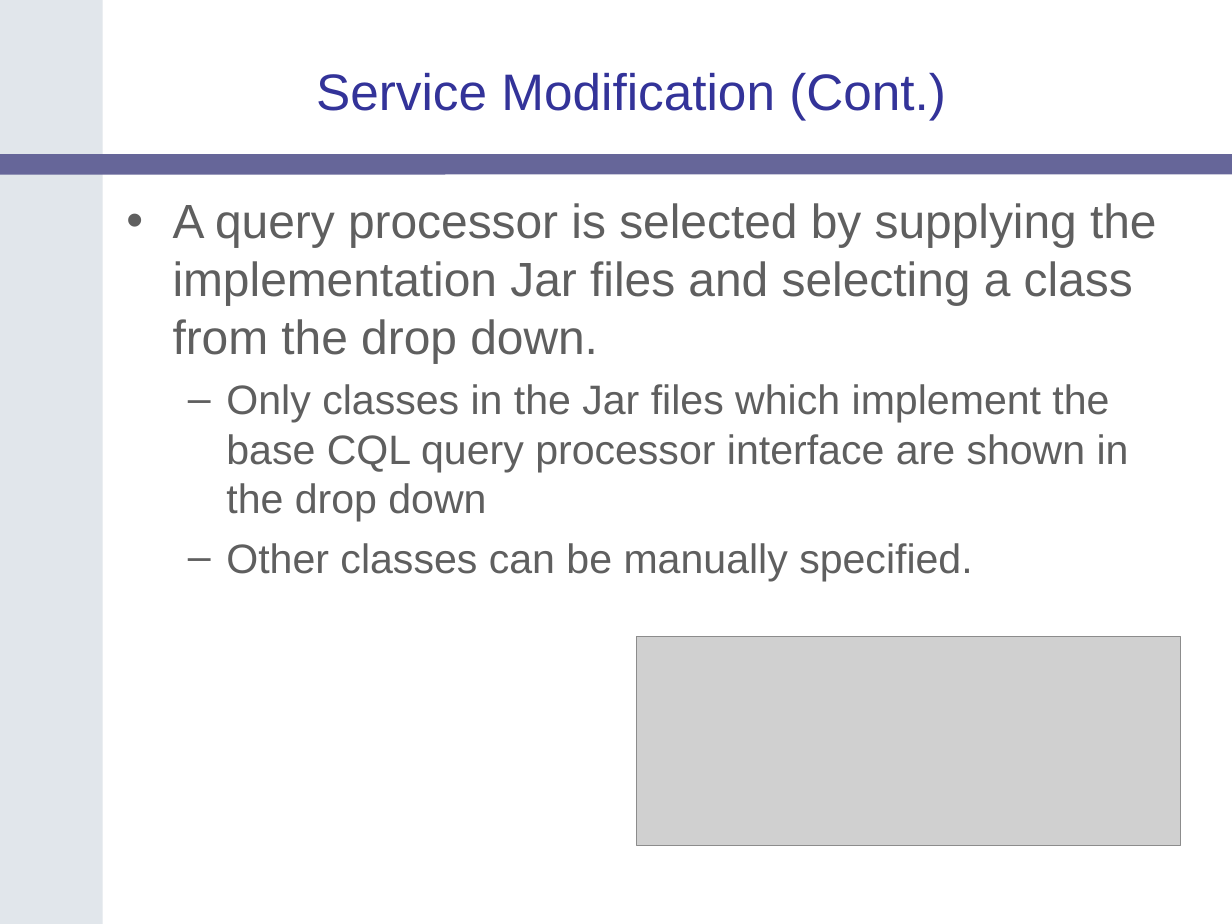
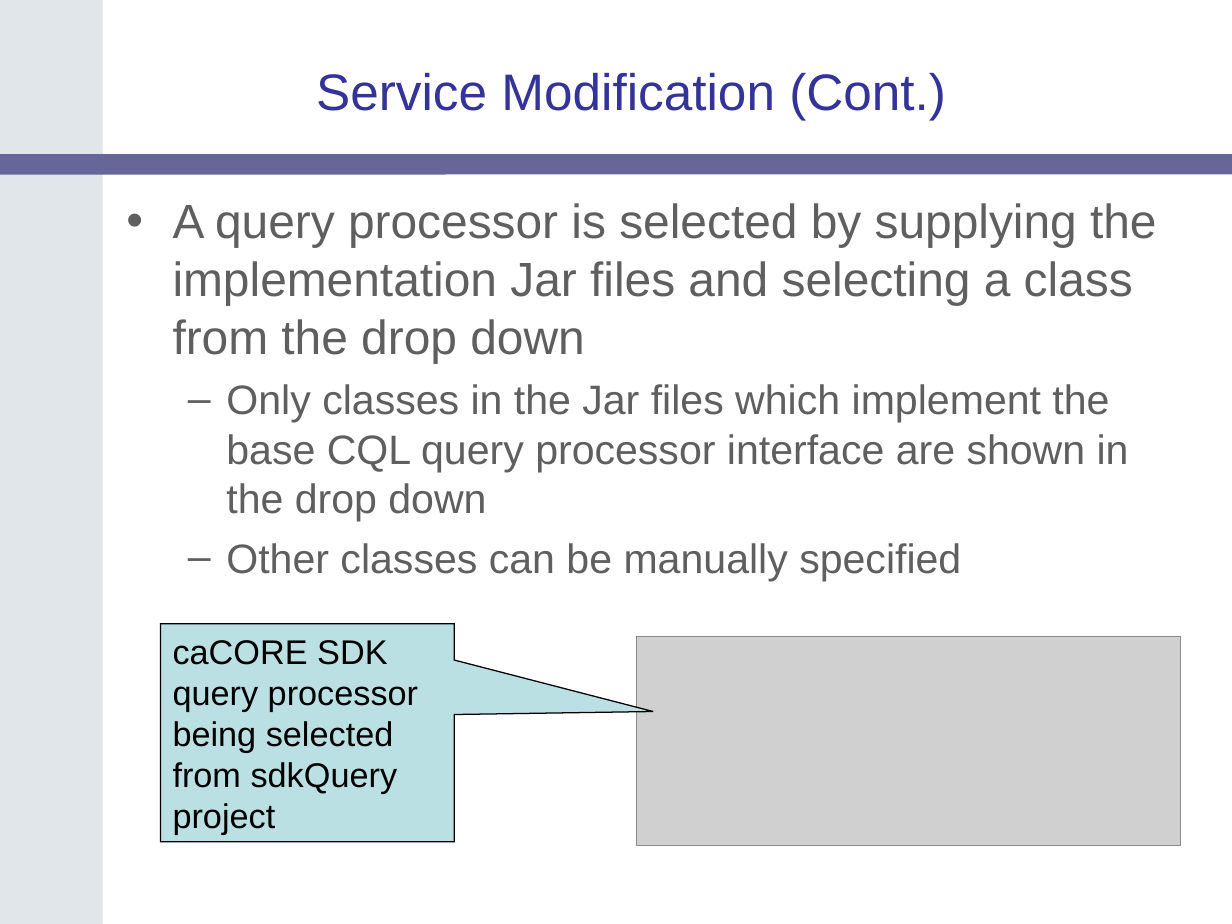
Before and after one commit to NCIP/cagrid-portal, a slide deck: slide 16 of cagrid-1-0/Documentation/presentations/200607_VCDE_ARCH/caGrid-1.0_Beta_Data-Services.ppt (slide 11 before the commit). Drawn at 1232x924 pixels with LibreOffice and Linux fonts; fonts in the diff are those of the drawing; grey boxes stand for pictures; background and template pictures are left out. Boxes give left, top, right and bottom in pixels: in the first picture for what was removed or moved away, otherwise in the second. Text is boxed around its words. In the diff, an @@ line names an element or a change of style, - is before the commit and + after.

```diff
--- a/cagrid-1-0/Documentation/presentations/200607_VCDE_ARCH/caGrid-1.0_Beta_Data-Services.ppt
+++ b/cagrid-1-0/Documentation/presentations/200607_VCDE_ARCH/caGrid-1.0_Beta_Data-Services.ppt
@@ text at bbox=[173, 203, 1157, 363]: text changed @@
-• A query processor is selected by supplying the implementation Jar files and selecting a class from the drop down.
+• A query processor is selected by supplying the implementation Jar files and selecting a class from the drop down
@@ text at bbox=[226, 543, 961, 581]: text changed @@
-  – Other classes can be manually specified.
+  – Other classes can be manually specified
@@ speech box added at bbox=[160, 623, 455, 841], fill #BBE0E3, outline #000000 0.74 pt, 20 pt, text #000000 @@
+caCORE SDK query processor being selected from sdkQuery project
```
Also in this commit, not shown: 11 other slides changed, 9 slides added, 3 slides removed.
